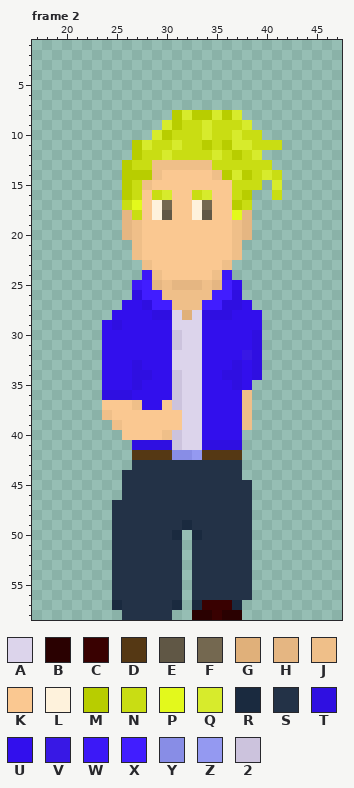
A pixel-art file gets an edit: Assets/art/MainCharacters/Liam/ATTEMPT3/liamRunD.aseprite. The picture above was drawn from the file before the commit.
64x64 pixels, 5 frames. Pixels under 10% opacity are left out. Colours within 5 levels of each other are drawn and written as one. Shown: frame 2: x 17..47, y 1..58. The commit also changed other frames or places, which this record leaves out.
Palette (. is transparent): A #dcd4eb  B #2a0101  C #390101  D #553814  E #605745  F #746850  G #e0b07a  H #e5b682  J #efbf89  K #fac891  L #fef2dc  M #b8cd00  N #c9dd13  P #e3f91c  Q #d7eb2c  R #1a2a3f  S #233247  T #2f0fe1  U #320fed  V #3818e5  W #3c18f7  X #411dff  Y #888de6  Z #9499f1  2 #ccc3dd
Pixels before, frame 2, first column x 24:
 8 .......MQMMQMQ....
 9 ......QMNNQNNNQ...
10 .....QMNNNQNNQNN..
11 ...MQNNQNNMNMQQNNN
12 ...MNNQNNNNQNMNQ..
13 ..MNNJJJJJJNNNNNN.
14 ..MMMJKKKKKJMQMNQN
15 ..MNJKKKKKKKKNNN.Q
16 ..MNKNQKKNQKKNM..N
17 ..NPKLFKKLFKKMN...
18 ..HNKLEKKLEKKPH...
19 ..HJKKKKKKKKKJH...
20 ..HJKKKKKKKKKJH...
21 ...JKKKKKKKKKJ....
22 ...JKKKKKKKKKJ....
23 ....JKKKKKKKJ.....
24 ....WJKKKKKJW.....
25 ...WXHJHHHJHXU....
26 ...TXXJJJJJXXT....
27 ..UUTXXJJJXXTTU...
28 .UUUUTTAGATTTUUU..
29 UTUUUUUAAAUUUUUU..
30 UUUUUUU2AAUUUUUT..
31 UUUUUUU2AAUUUUUT..
32 UUUUUUUAAAUUUUVT..
33 UUUTUUUAAAUUUTUT..
34 UUUTTUU2AAUUTTUT..
35 UUUTUUU2AAUUUTU...
36 TTTUUUU2AAUUUUJ...
37 KKKJUUK2AAUUUUJ...
38 JKKKKKKKAAUUUUJ...
39 .JKKKKKKAAUUUUJ...
40 ..KKKKJ2AAUUUU....
41 ...TTTT2AATTTT....
42 ...DDDDYYZDDDD....
43 ...SSSSSSSSSSS....
44 ..SSSSSSSSSSSS....
45 ..SSSSSSSSSSSSS...
46 ..SSSSSSSSSSSSS...
47 .SSSSSSSSSSSSSS...
48 .SSSSSSSSSSSSSS...
49 .SSSSSSSRSSSSSS...
50 .SSSSSSR.RSSSSS...
51 .SSSSSSS.SSSSSS...
52 .SSSSSSS.SSSSSS...
53 .SSSSSSS.SSSSSS...
54 .SSSSSSS.SSSSSS...
55 .SSSSSSS.SSSSSS...
56 .SSSSSSS.SSSSSS...
57 .RSSSSSR.RCCCR....
58 ..SSSSS..BBCBB....
The result:
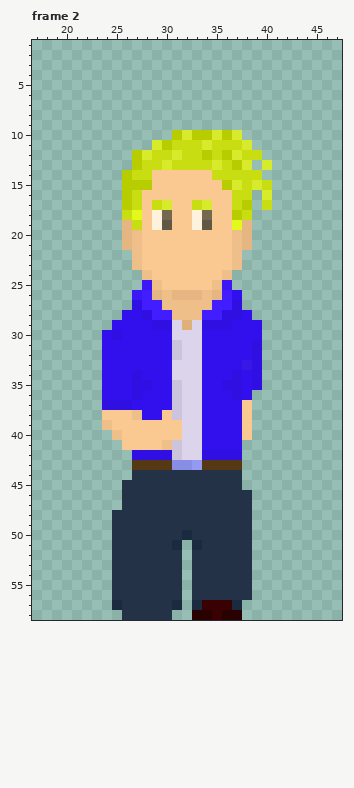
Edits made:
Changed rows in their new state; - is an unchanged pixel.
Frame 2:
first column x 24:
 8 -------.......----
 9 ------.........---
10 -----..MQMMQM-..--
11 ---..QMN--Q-NN-...
12 ----Q-NQ--MNMQ-N--
13 --.M-NQNNNNQ-MQ.Q-
14 ---NNK-----NNNN-..
15 ---MM-------MQ-QN.
16 -----KK--KK---N-Q.
17 --MN-NQ--NQ--NM-N-
18 --NP--F---F--MN---
19 ---N-LE--LE--P----
21 --H-----------H---
23 ---JK-------KJ----
24 ----JK-----KJ-----
25 ---.WJKKKKKJW.----
26 ---W-H-HHH-H-U----
27 --.TX-J---J-X-.---
28 -.--TXXJJJXX-T-.--
29 .U---TT-G-TTT-----
30 -T-----A-------U--
32 -------2------U---
33 ---U---------UV---
34 ----U--A----U-----
35 ----T-------T--T--
36 UUUT---------TU---
37 TTTU--U-------K---
38 K--JUU-2------K---
39 JK------------K---
40 -J----KK------K---
41 --KKKKJ---UUUU----
42 ---TTTT2AATTTT----
43 ---DDDDYYZDDDD----
44 --.---------------
45 --------------.---
47 -.----------------
49 --------S---------
50 -------SRS--------
51 -------R-R--------
Boxes around the changes in both pictures, in picture pixels (x1, y1, x2, y2):
changed: (102, 110, 282, 510)
changed: (172, 520, 202, 550)
